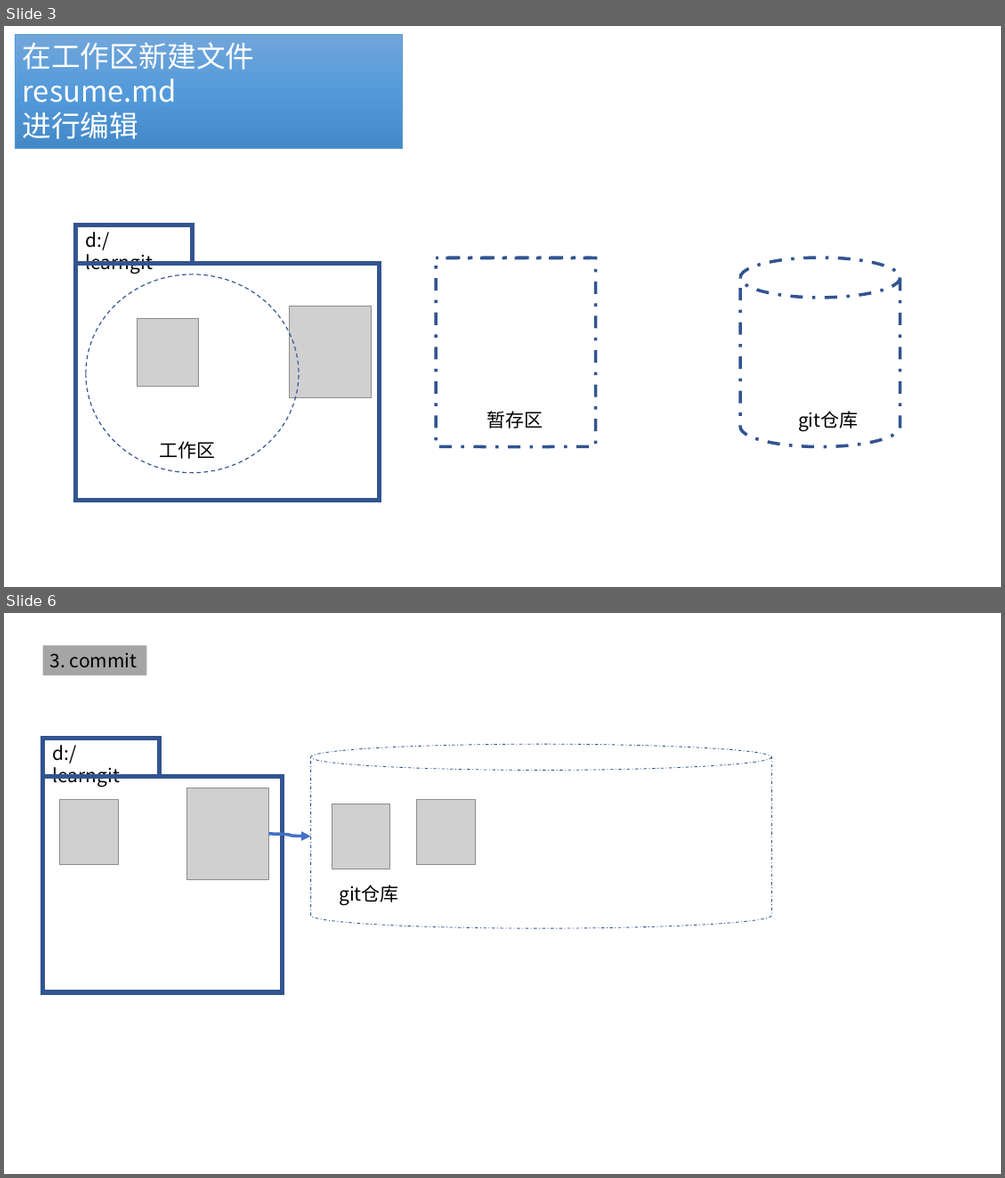
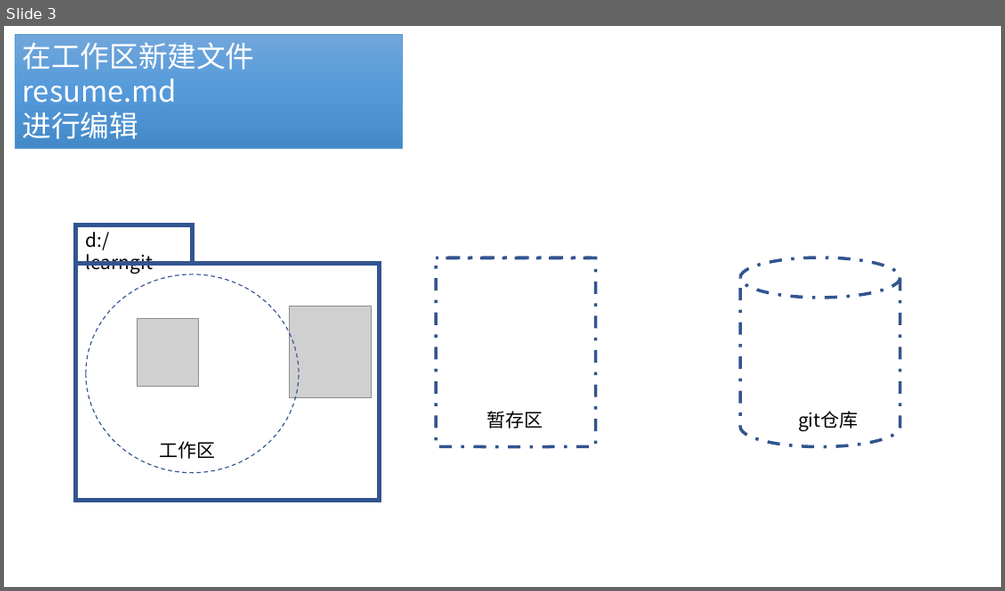
Before and after one commit to fanyouf/04-git, a slide deck: ppt.pptx. Shown one above the other, each under a label of ours: slides 3 and 6 before the commit, slide 3 after it; the slides between them are not shown. The pictures are 1005x1178 and 1005x591 pixels, drawn with LibreOffice and Linux fonts; fonts in the diff are those of the drawing; grey boxes stand for pictures. Boxes give left, top, right and bottom in pixels: in the first picture for what was removed or moved away, otherwise in the second. Text is boxed around its words. In the diff, an @@ line names an element or a change of style, - is before the commit and + after.

```diff
--- a/ppt.pptx
+++ b/ppt.pptx
@@ slide 6 removed at bbox=[4, 613, 1001, 1174], background #FFFFFF @@
@@ rectangle removed at bbox=[43, 645, 146, 675] @@
-3. commit
@@ rectangle removed at bbox=[43, 738, 160, 777] @@
@@ text removed at bbox=[53, 745, 120, 787] @@
-d:/learngit
@@ cylinder removed at bbox=[310, 744, 772, 928] @@
@@ rectangle removed at bbox=[43, 777, 283, 993] @@
@@ picture removed at bbox=[60, 799, 119, 865] @@
@@ picture removed at bbox=[187, 788, 268, 880] @@
@@ picture removed at bbox=[417, 799, 475, 865] @@
@@ picture removed at bbox=[332, 803, 390, 869] @@
@@ curved arrow removed from (268, 834) to (310, 835) @@
@@ text removed at bbox=[339, 884, 399, 906] @@
-git仓库
```
Also in this commit, not shown: 2 slides changed, 4 slides added, 2 other files.
